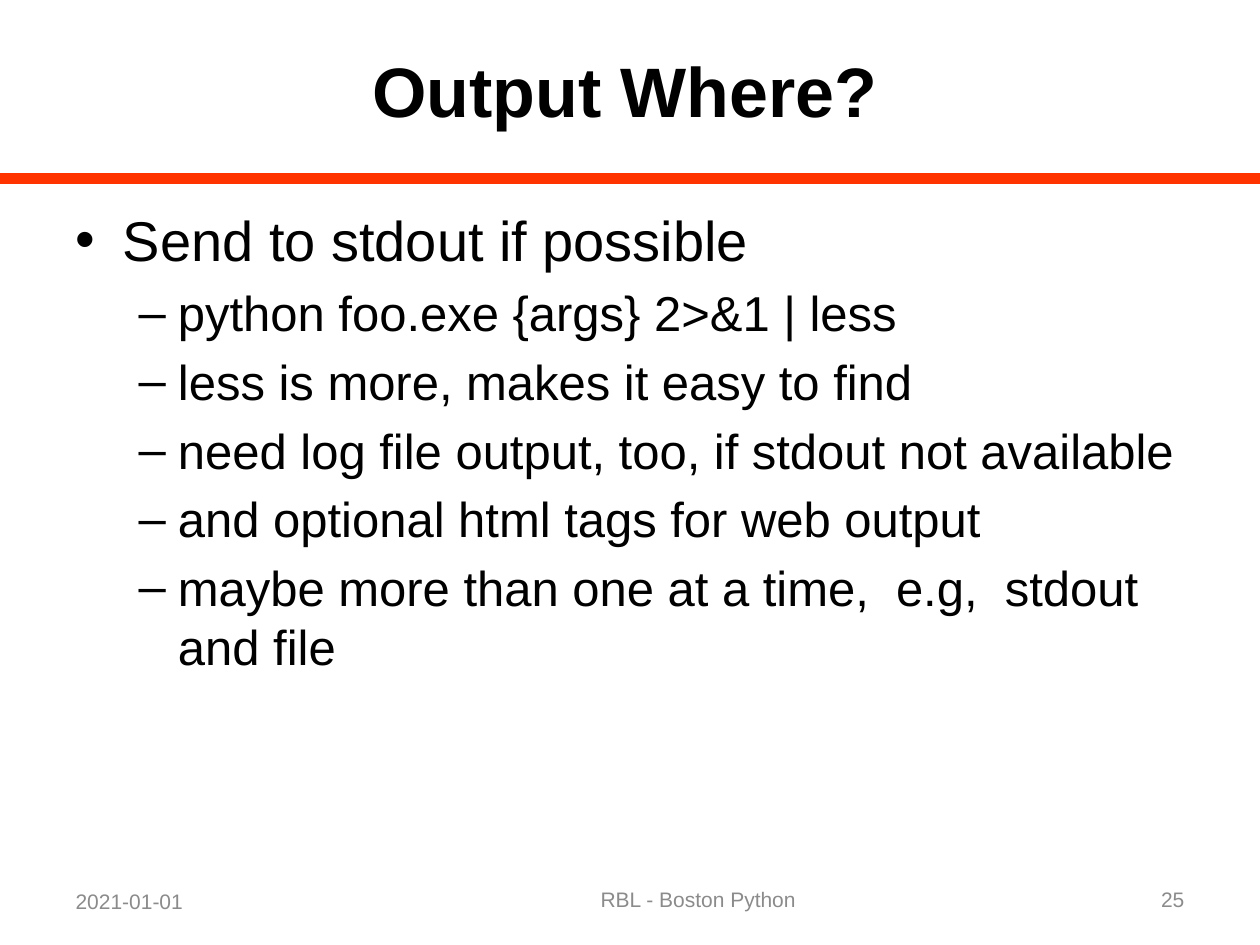
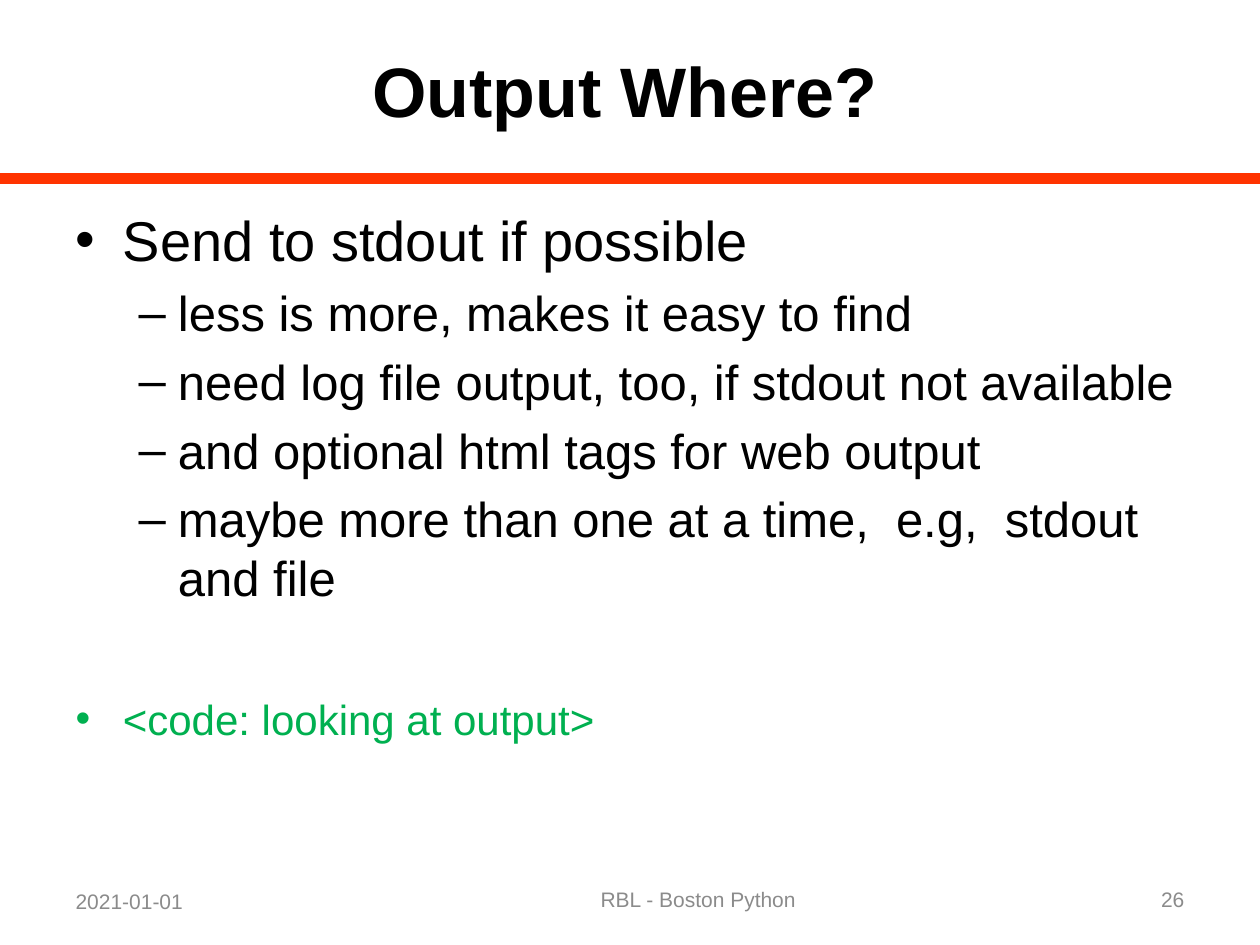
Before and after one commit to rblandau/NewTrace, a slide deck: slide 26 of docs/OfflineDebugging/A Dinosaur and a Python 02.pptx (slide 25 before the commit). Drawn at 1260x945 pixels with LibreOffice and Linux fonts; fonts in the diff are those of the drawing. Boxes give left, top, right and bottom in pixels: in the first picture for what was removed or moved away, otherwise in the second. Text is boxed around its words. In the diff, an @@ line names an element or a change of style, - is before the commit and + after.

```diff
--- a/docs/OfflineDebugging/A Dinosaur and a Python 02.pptx
+++ b/docs/OfflineDebugging/A Dinosaur and a Python 02.pptx
@@ text at box(178, 295, 897, 342): paragraph removed @@
-  – python foo.exe {args} 2>&1 | less
@@ text at box(123, 704, 594, 743): paragraph added @@
+• <code: looking at output>
@@ page number at box(1161, 892, 1184, 907): text changed @@
-25
+26
```
Also in this commit, not shown: 15 other slides changed, 13 slides added, 1 other file.
